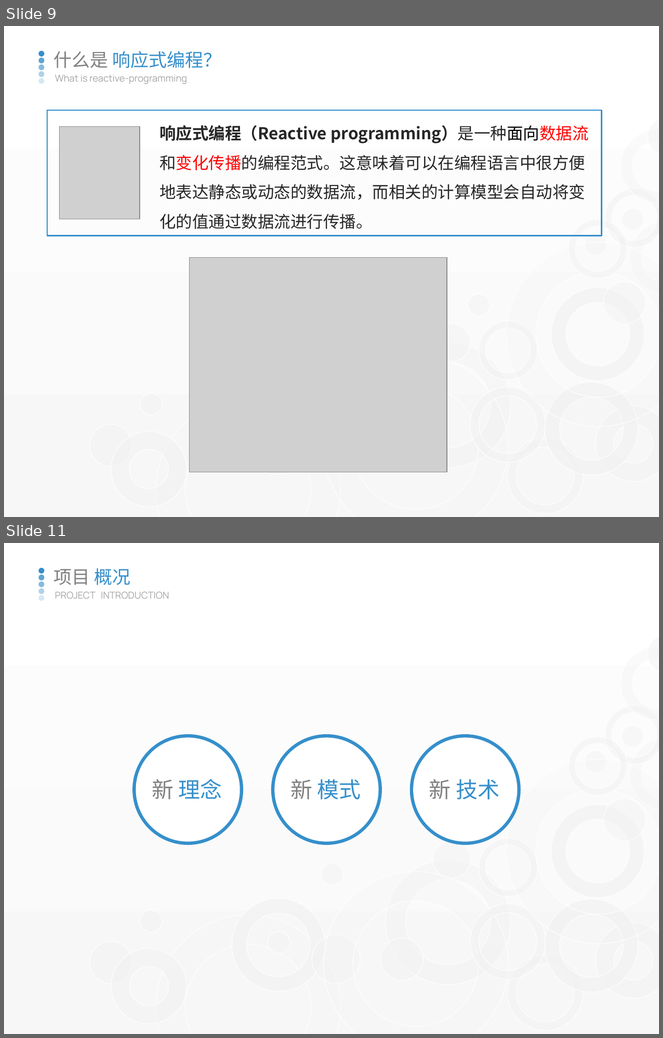
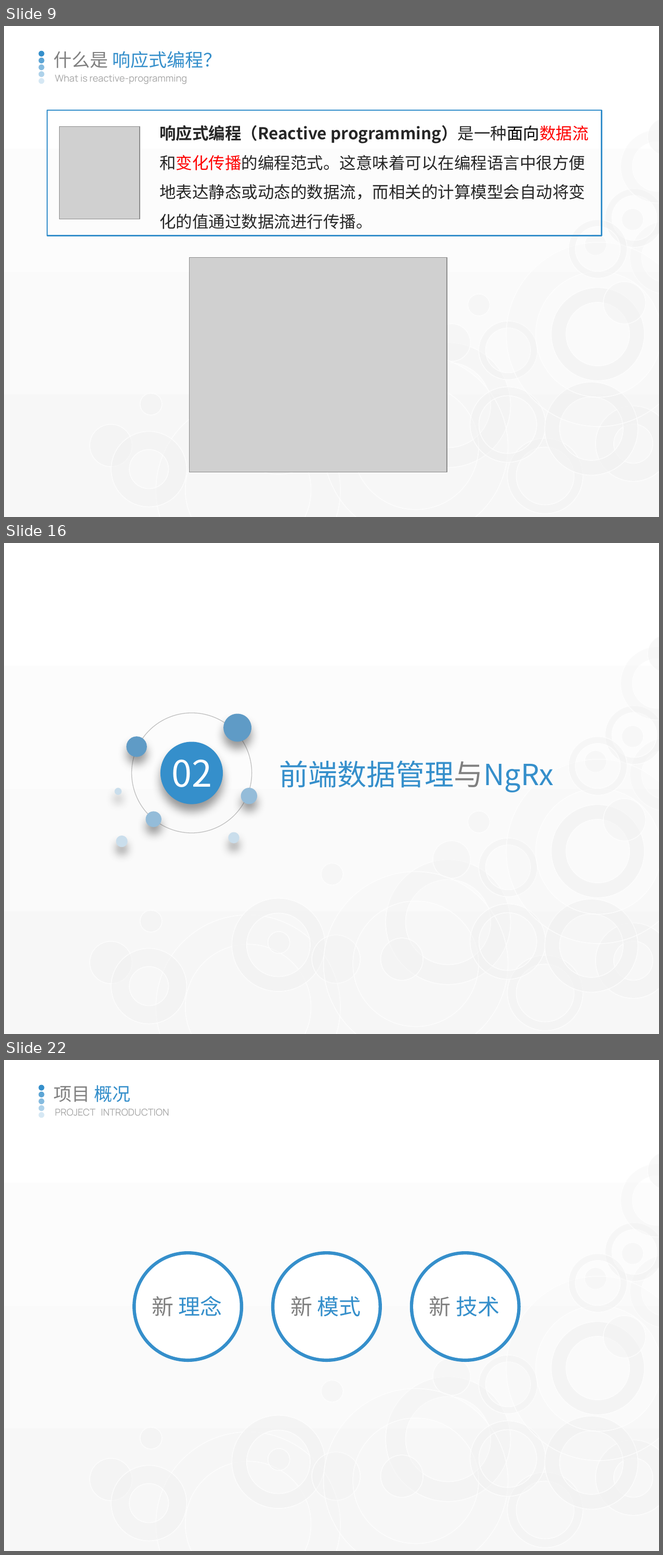
Before and after one commit to watermoonlx/playground-v2, a slide deck: ppt/RxJS & NgRxj.pptx. Shown one above the other, each under a label of ours: slides 9 and 11 before the commit, slides 9, 16 and 22 after it; the slides between them are not shown. The pictures are 663x1038 and 663x1555 pixels, drawn with LibreOffice and Linux fonts; fonts in the diff are those of the drawing; grey boxes stand for pictures. Boxes give left, top, right and bottom in pixels: in the first picture for what was removed or moved away, otherwise in the second. Text is boxed around its words. In the diff, an @@ line names an element or a change of style, - is before the commit and + after.

```diff
--- a/ppt/RxJS & NgRxj.pptx
+++ b/ppt/RxJS & NgRxj.pptx
@@ slide 16 added at (4, 543, 659, 1034), background gradient #FFFFFF to #F7F7F7; not listed: 28 template elements that a slide beside it also shows @@
@@ ellipse added at (132, 714, 252, 833), outline #BFBFBF 0.75 pt @@
@@ ellipse added at (223, 714, 252, 742), fill #5F9BC6 @@
@@ ellipse added at (127, 736, 147, 757), fill #5F9BC6 @@
@@ ellipse added at (161, 742, 223, 805), fill #358FCB @@
@@ text added at (171, 760, 212, 787), 40 pt, text #FFFFFF @@
+02
@@ text added at (280, 761, 554, 793), 32 pt, text #358FCB @@
+前端数据管理与NgRx
@@ ellipse added at (115, 788, 122, 795), fill #CADEEC @@
@@ ellipse added at (241, 788, 258, 805), fill #94BCD9 @@
@@ ellipse added at (145, 812, 161, 827), fill #94BCD9 @@
@@ ellipse added at (116, 836, 128, 848), fill #CADEEC @@
@@ ellipse added at (228, 833, 239, 844), fill #CADEEC @@
@@ what was slide 11 is now slide 22 @@
```
Also in this commit, not shown: 5 slides changed, 10 other slides added, 27 other files.
